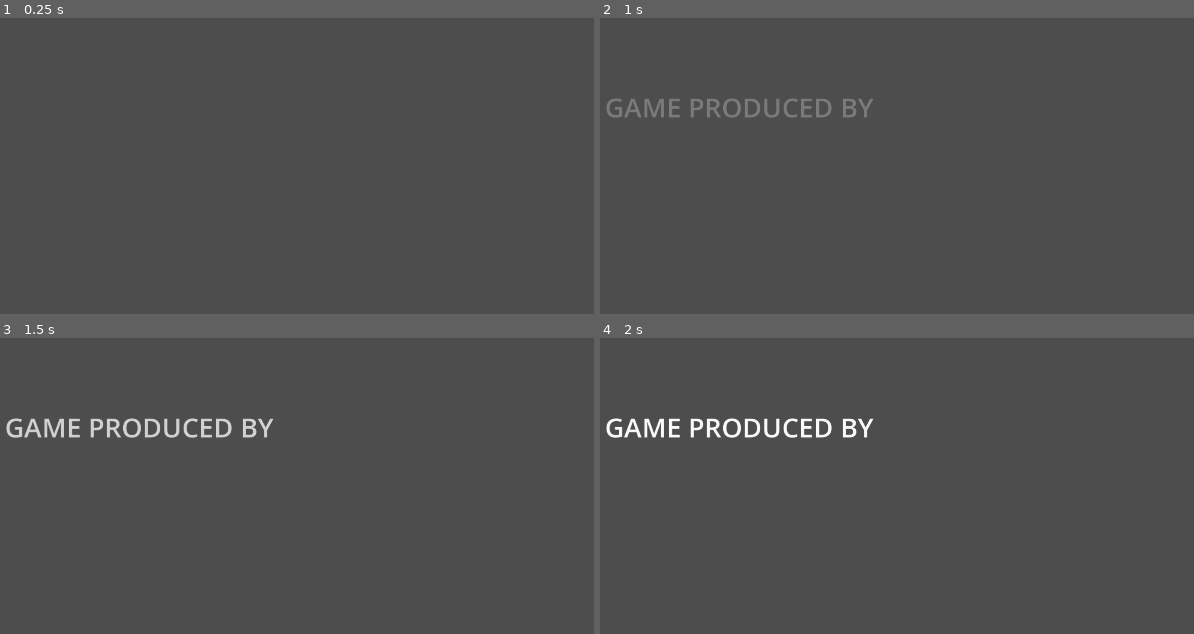
Above: before the commit, frames 1-4 (two rows, left to right).
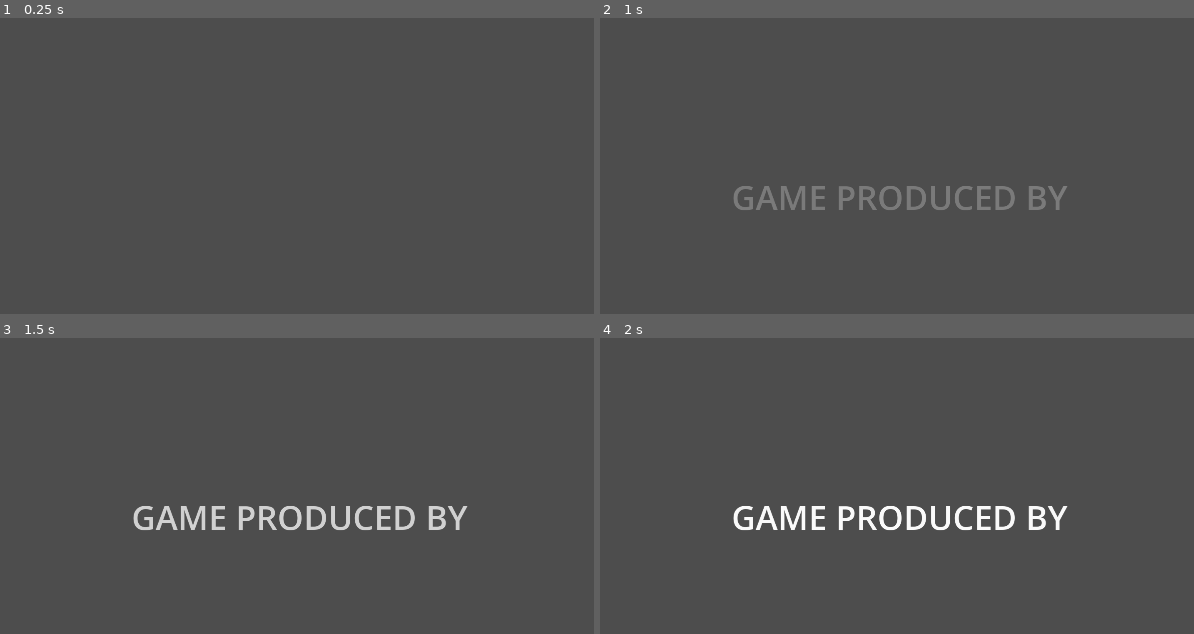
Above: after the commit, the same moments.

Repository: howarja/Vampire-Game
Game: Godot game, scene res://mainMenu.tscn
The game is run twice, just before and just after one commit, with the same random seed, the same clock (stepped at 60 frames per second) and the same inputs.
Inputs:
- Up to frame 1 (0.25 s): no input
- Up to frame 2 (1 s): tap Enter at 0.5 s
- Up to frame 3 (1.5 s): no input
- Up to frame 4 (2 s): no input

Frame 1 is identical in both runs. In frame 2, 2.7% of the frame differs, in the area x 1-79%, y 27-65%; in frame 3, 3.2%; in frame 4, 3.3%.

Commit message:
Added logo animation to intro
- Updated Zach's name to correct spelling
- Logo animation function with the super cool animation

Diff:
--- a/mainMenu.tscn
+++ b/mainMenu.tscn
@@ -6,18 +6,49 @@
 script = ExtResource("1_wut1r")
 
 [node name="normalText" type="RichTextLabel" parent="." unique_id=1553987807]
-offset_right = 1153.0
-offset_bottom = 648.0
-theme_override_font_sizes/normal_font_size = 64
-text = "GAME CREATED BY AURA AURA UARAADAADASDSADWDASDWASDWASDWASDWADASDWASDWASDWASDAWDASDAWDASDWAD"
+offset_left = 10.0
+offset_top = 7.0
+offset_right = 1913.0
+offset_bottom = 1073.0
+theme_override_font_sizes/normal_font_size = 80
+text = "GAME CREATED BY AURA AURA UARAADAADASDSADWDASDWASDWASDWASDWADASDWASDWASDWASDAWDASDAWDASDWADASDJKHASKJDHJASKLJDHAJIKHGFIUHWREGIUHWESRIUGJKFHWKEJGFHKJDHGKJHDGKJHDG SIGMA"
 horizontal_alignment = 1
 vertical_alignment = 1
 
-[node name="RichTextLabel2" type="RichTextLabel" parent="." unique_id=1553126335]
-visible = false
-offset_right = 1153.0
-offset_bottom = 648.0
-theme_override_font_sizes/normal_font_size = 64
-text = "GAME CREATED BY"
+[node name="topText" type="RichTextLabel" parent="." unique_id=1216032056]
+anchors_preset = 8
+anchor_left = 0.5
+anchor_top = 0.5
+anchor_right = 0.5
+anchor_bottom = 0.5
+offset_top = -870.0
+offset_right = 1920.0
+offset_bottom = 211.0
+grow_horizontal = 2
+grow_vertical = 2
+pivot_offset = Vector2(963, 541)
+size_flags_horizontal = 4
+theme_override_font_sizes/normal_font_size = 128
+text = "VAMPIRE
+"
 horizontal_alignment = 1
 vertical_alignment = 1
+
+[node name="bottomText" type="RichTextLabel" parent="." unique_id=1237163147]
+anchors_preset = 8
+anchor_left = 0.5
+anchor_top = 0.5
+anchor_right = 0.5
+anchor_bottom = 0.5
+offset_top = 861.0
+offset_right = 1920.0
+offset_bottom = 1941.0
+grow_horizontal = 2
+grow_vertical = 2
+pivot_offset = Vector2(957, 547)
+size_flags_horizontal = 4
+theme_override_font_sizes/normal_font_size = 128
+text = "GAME
+"
+horizontal_alignment = 1
+vertical_alignment = 1
--- a/main_menu.gd
+++ b/main_menu.gd
@@ -2,16 +2,15 @@
 
 
 @onready var normalText = $normalText
-@onready var text2 = $RichTextLabel2
 
 # Called when the node enters the scene tree for the first time.
 func _ready() -> void:
 	normalText.modulate.a = 0
-	text2.modulate.a = 0
 	fadeText("GAME PRODUCED BY",2.5)
 	await get_tree().create_timer(5).timeout
-	fadeText("James Howard\nJoshua Wolf\nTishar Sreekantam\nTijmen Verstappen\nZach Quinn",3)
+	fadeText("James Howard\nJoshua Wolf\nTishar Sreekantam\nTijmen Verstappen\nDr. Zachavious XII Quinn the 2nd. Sr",3)
 	await get_tree().create_timer(6).timeout
+	logoAnimation()
 
 
 func fadeText(newText,visibleLength):
@@ -24,3 +23,16 @@
 	tween = get_tree().create_tween()
 	tween.tween_property(normalText, "modulate:a", 0, visibleLength).set_trans(Tween.TRANS_CUBIC)
 	await tween.finished
+
+func logoAnimation():
+	var tween = get_tree().create_tween().set_parallel(true)
+	tween.tween_property($topText, "position", Vector2(0,-240), 4).set_trans(Tween.TRANS_CUBIC)
+	tween.tween_property($topText, "rotation", deg_to_rad(2520), 4).set_trans(Tween.TRANS_QUAD)
+
+	tween.tween_property($bottomText, "position", Vector2(0,240), 4).set_trans(Tween.TRANS_CUBIC)
+	tween.tween_property($bottomText, "rotation", deg_to_rad(-2520), 4).set_trans(Tween.TRANS_QUAD)
+	await tween.finished
+
+	tween = get_tree().create_tween().set_parallel(true)
+	tween.tween_property($topText, "position", Vector2(0,-60), 0.2).set_trans(Tween.TRANS_CUBIC)
+	tween.tween_property($bottomText, "position", Vector2(0,60), 0.2).set_trans(Tween.TRANS_CUBIC)
